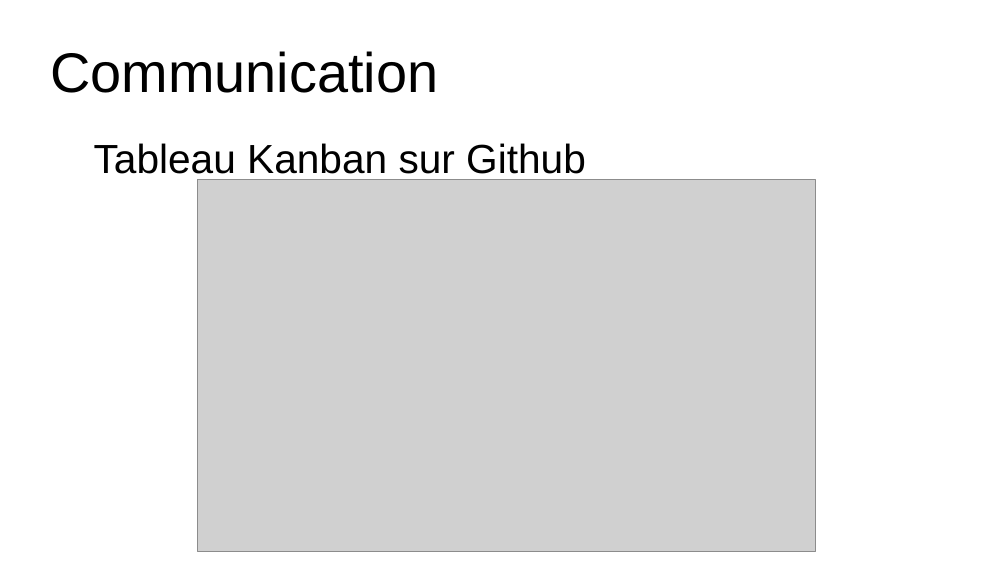
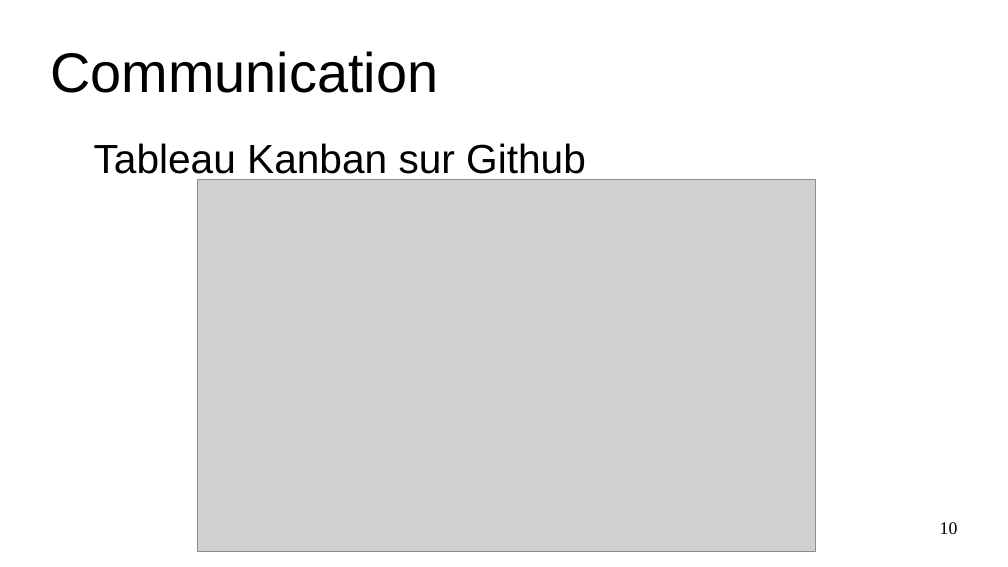
Before and after one commit to Myrrhe/aston-project-3, a slide deck: slide 10 of soutenance/res/powerpoint_20230318.odp (slide 9 before the commit). Drawn at 1008x567 pixels with LibreOffice and Linux fonts; fonts in the diff are those of the drawing; grey boxes stand for pictures. Boxes give left, top, right and bottom in pixels: in the first picture for what was removed or moved away, otherwise in the second. Text is boxed around its words. In the diff, an @@ line names an element or a change of style, - is before the commit and + after.

```diff
--- a/soutenance/res/powerpoint_20230318.odp
+++ b/soutenance/res/powerpoint_20230318.odp
@@ page number added at <box>940,522,958,534</box>, 14 pt, text #000000 @@
+10
```
Also in this commit, not shown: 24 other slides changed, 2 slides added, 1 slide removed, 24 other files.
